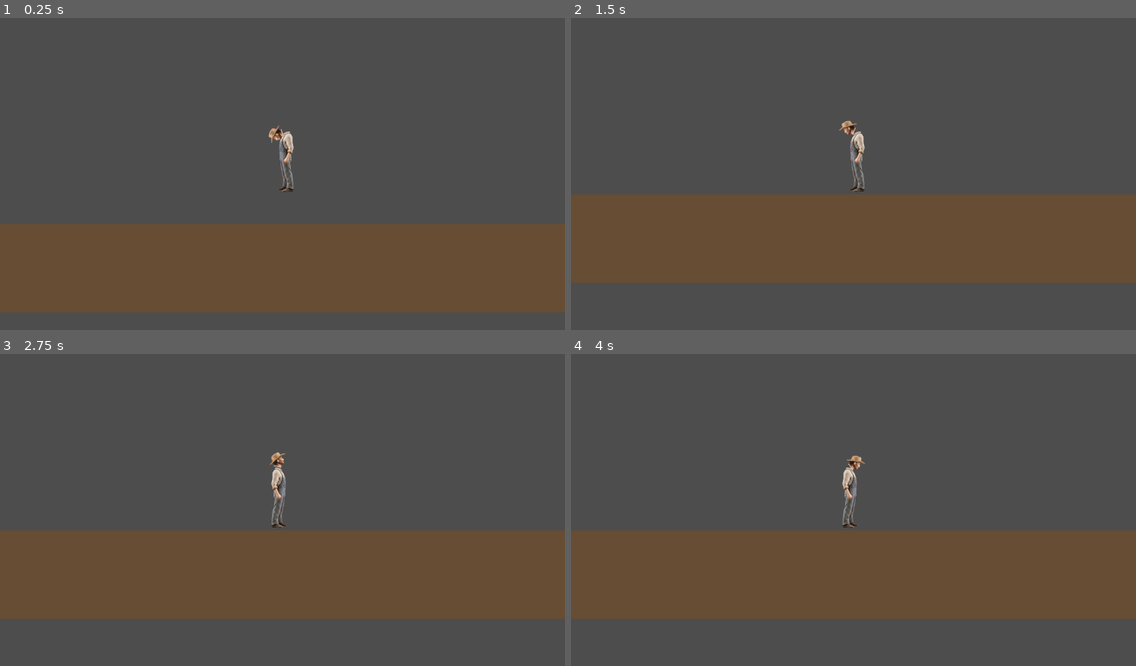
Above: before the commit, frames 1-4 (two rows, left to right).
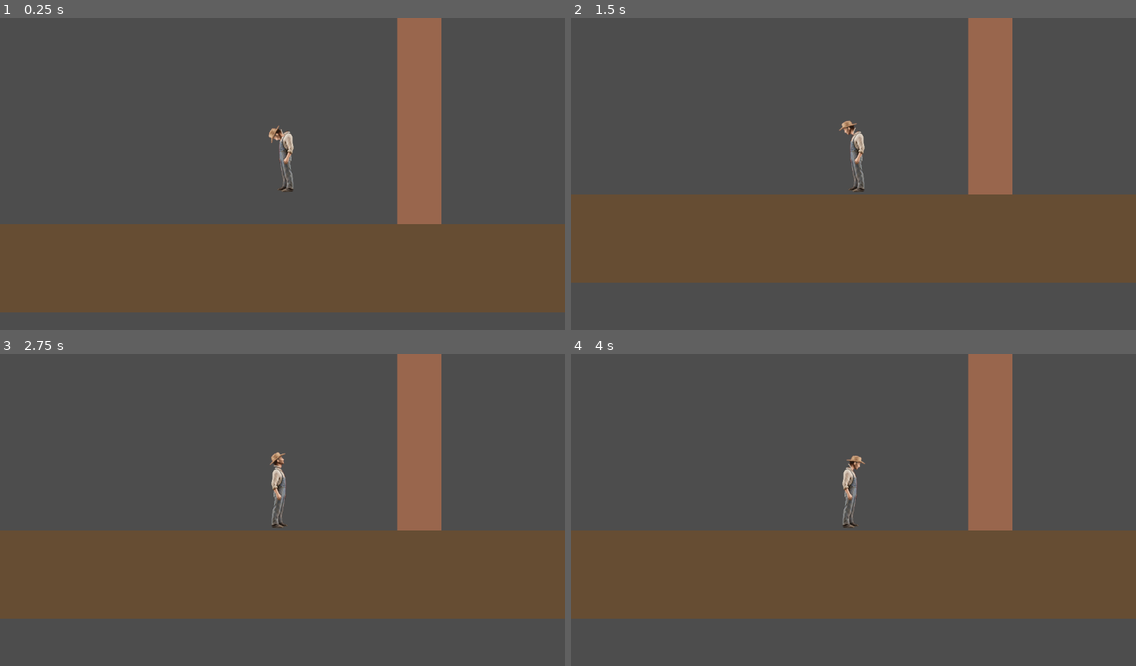
Above: after the commit, the same moments.

Repository: LouisZCode/mechanics_tests
Game: Godot game, scene res://scenes/main.tscn
Same seed, same stepped clock (60 frames per second), same inputs: the game is played once before the commit and once after it.
Inputs (mouse positions are in pixels of both pictures, inside the frame that each line leads up to):
- Up to frame 1 (0.25 s): no input
- Up to frame 2 (1.5 s): move the mouse to (977, 177) at 0.52 s; hold E (grab_right_arm, bound only after the commit) from 0.53 s (still down); tap Enter at 1.25 s; move the mouse to (740, 211) at 1.27 s
- Up to frame 3 (2.75 s): tap Space at 2 s; move the mouse to (339, 453) at 2.02 s; release E (grab_right_arm, bound only after the commit) at 2.03 s; hold Q (grab_left_arm, bound only after the commit) from 2.03 s (still down)
- Up to frame 4 (4 s): tap Enter at 2.75 s; move the mouse to (825, 600) at 2.77 s; release Q (grab_left_arm, bound only after the commit) at 2.78 s; hold E (grab_right_arm, bound only after the commit) from 2.78 s (still down); tap Space at 3.5 s; move the mouse to (1023, 584) at 3.52 s

The runs differ from the first frame. In frame 1, 5.2% of the frame differs, in the area x 70-79%, y 0-67%; in frame 2, 4.5%; in frame 3, 4.5%; in frame 4, 4.5%.

Commit message:
Implement manual climbing mechanic prototype
- Added left/right climbing arms to player with raycasts
- Added Q/E input actions for grabbing with each arm
- Implemented grab/release mechanics using mouse direction
- Added climbing physics: body weight, arm pulling, damping
- Arms point toward grab points when grabbed
- Hide head and normal arms during climbing
- Created test climbable wall (brown vertical wall)
- Wall uses collision layer 2 for raycast detection

Controls: Q = grab left arm, E = grab right arm (hold near wall)

Diff:
--- a/project.godot
+++ b/project.godot
@@ -54,6 +54,16 @@
 "events": [Object(InputEventKey,"resource_local_to_scene":false,"resource_name":"","device":-1,"window_id":0,"alt_press …(195 unchanged characters)…
 ]
 }
+grab_left_arm={
+"deadzone": 0.2,
+"events": [Object(InputEventKey,"resource_local_to_scene":false,"resource_name":"","device":-1,"window_id":0,"alt_pressed":false,"shift_pressed":false,"ctrl_pressed":false,"meta_pressed":false,"pressed":false,"keycode":0,"physical_keycode":81,"key_label":0,"unicode":113,"location":0,"echo":false,"script":null)
+]
+}
+grab_right_arm={
+"deadzone": 0.2,
+"events": [Object(InputEventKey,"resource_local_to_scene":false,"resource_name":"","device":-1,"window_id":0,"alt_pressed":false,"shift_pressed":false,"ctrl_pressed":false,"meta_pressed":false,"pressed":false,"keycode":0,"physical_keycode":69,"key_label":0,"unicode":101,"location":0,"echo":false,"script":null)
+]
+}
 
 [rendering]
 
--- a/scenes/main.tscn
+++ b/scenes/main.tscn
@@ -18,3 +18,17 @@
 
 [node name="CollisionPolygon2D" type="CollisionPolygon2D" parent="TestGround"]
 polygon = PackedVector2Array(-500, 500, 2000, 500, 2000, 700, -500, 700)
+
+[node name="ClimbableWall" type="StaticBody2D" parent="."]
+collision_layer = 2
+collision_mask = 0
+
+[node name="WallVisual" type="ColorRect" parent="ClimbableWall"]
+offset_left = 900.0
+offset_top = -200.0
+offset_right = 1000.0
+offset_bottom = 500.0
+color = Color(0.6, 0.4, 0.3, 1)
+
+[node name="CollisionShape2D" type="CollisionPolygon2D" parent="ClimbableWall"]
+polygon = PackedVector2Array(900, -200, 1000, -200, 1000, 500, 900, 500)
--- a/scenes/player.tscn
+++ b/scenes/player.tscn
@@ -553,3 +553,29 @@
 position = Vector2(-1, 0)
 texture = ExtResource("6_head")
 offset = Vector2(9, 33)
+
+[node name="LeftClimbArm" type="Node2D" parent="."]
+position = Vector2(-40, -150)
+
+[node name="LeftArmSprite" type="Sprite2D" parent="LeftClimbArm"]
+visible = false
+scale = Vector2(0.25, 0.25)
+texture = ExtResource("7_arm")
+offset = Vector2(136, -20)
+
+[node name="LeftArmRaycast" type="RayCast2D" parent="LeftClimbArm"]
+target_position = Vector2(0, -100)
+collision_mask = 2
+
+[node name="RightClimbArm" type="Node2D" parent="."]
+position = Vector2(40, -150)
+
+[node name="RightArmSprite" type="Sprite2D" parent="RightClimbArm"]
+visible = false
+scale = Vector2(0.25, 0.25)
+texture = ExtResource("7_arm")
+offset = Vector2(136, -20)
+
+[node name="RightArmRaycast" type="RayCast2D" parent="RightClimbArm"]
+target_position = Vector2(0, -100)
+collision_mask = 2
--- a/scripts/player.gd
+++ b/scripts/player.gd
@@ -2,6 +2,8 @@
 
 @export var speed = 170.0
 @export var gravity = 980.0
+@export var climb_arm_reach = 150.0
+@export var climb_pull_strength = 300.0
 
 @onready var anim = $player_animation
 @onready var arm_pivot = $ArmPivot
@@ -9,9 +11,117 @@
 @onready var head_pivot = $HeadPivot
 @onready var head = $HeadPivot/Head
 
+# Climbing nodes
+@onready var left_climb_arm = $LeftClimbArm
+@onready var left_arm_sprite = $LeftClimbArm/LeftArmSprite
+@onready var left_arm_raycast = $LeftClimbArm/LeftArmRaycast
+
+@onready var right_climb_arm = $RightClimbArm
+@onready var right_arm_sprite = $RightClimbArm/RightArmSprite
+@onready var right_arm_raycast = $RightClimbArm/RightArmRaycast
+
 var is_aiming = false
+var is_climbing = false
+
+# Climbing state
+var left_arm_grabbed = false
+var right_arm_grabbed = false
+var left_grab_point = Vector2.ZERO
+var right_grab_point = Vector2.ZERO
 
 func _physics_process(_delta):
+	# Handle climbing mode
+	handle_climbing(_delta)
+
+	# Normal mode only if not climbing
+	if not is_climbing:
+		handle_normal_mode(_delta)
+
+func handle_climbing(_delta):
+	# Check for arm grab input
+	if Input.is_action_pressed("grab_left_arm"):
+		if not left_arm_grabbed:
+			attempt_grab_left()
+	else:
+		release_left_arm()
+
+	if Input.is_action_pressed("grab_right_arm"):
+		if not right_arm_grabbed:
+			attempt_grab_right()
+	else:
+		release_right_arm()
+
+	# Update climbing state
+	is_climbing = left_arm_grabbed or right_arm_grabbed
+
+	if is_climbing:
+		# Hide normal sprites, show climb arms
+		head_pivot.visible = false
+		anim.play("idle_noarms")
+		left_arm_sprite.visible = left_arm_grabbed
+		right_arm_sprite.visible = right_arm_grabbed
+
+		# Apply climbing physics
+		var pull_force = Vector2.ZERO
+		var anchor_count = 0
+
+		if left_arm_grabbed:
+			var to_left_grab = left_grab_point - global_position
+			pull_force += to_left_grab.normalized() * climb_pull_strength
+			anchor_count += 1
+
+		if right_arm_grabbed:
+			var to_right_grab = right_grab_point - global_position
+			pull_force += to_right_grab.normalized() * climb_pull_strength
+			anchor_count += 1
+
+		if anchor_count > 0:
+			pull_force /= anchor_count
+
+		# Apply gravity and pull force
+		velocity.y += gravity * _delta * 0.5  # Reduced gravity while climbing
+		velocity += pull_force * _delta
+		velocity *= 0.95  # Damping
+
+		move_and_slide()
+	else:
+		# Not climbing - restore normal sprites
+		head_pivot.visible = true
+		left_arm_sprite.visible = false
+		right_arm_sprite.visible = false
+
+func attempt_grab_left():
+	# Cast ray from mouse position toward climbable surfaces
+	var mouse_pos = get_global_mouse_position()
+	var direction = (mouse_pos - left_climb_arm.global_position).normalized()
+	left_arm_raycast.target_position = direction * climb_arm_reach
+	left_arm_raycast.force_raycast_update()
+
+	if left_arm_raycast.is_colliding():
+		left_arm_grabbed = true
+		left_grab_point = left_arm_raycast.get_collision_point()
+		# Point arm toward grab point
+		left_climb_arm.look_at(left_grab_point)
+
+func attempt_grab_right():
+	var mouse_pos = get_global_mouse_position()
+	var direction = (mouse_pos - right_climb_arm.global_position).normalized()
+	right_arm_raycast.target_position = direction * climb_arm_reach
+	right_arm_raycast.force_raycast_update()
+
+	if right_arm_raycast.is_colliding():
+		right_arm_grabbed = true
+		right_grab_point = right_arm_raycast.get_collision_point()
+		# Point arm toward grab point
+		right_climb_arm.look_at(right_grab_point)
+
+func release_left_arm():
+	left_arm_grabbed = false
+
+func release_right_arm():
+	right_arm_grabbed = false
+
+func handle_normal_mode(_delta):
 	# Aiming mode
 	is_aiming = Input.is_action_pressed("ui_right_click")
 	arm.visible = is_aiming
